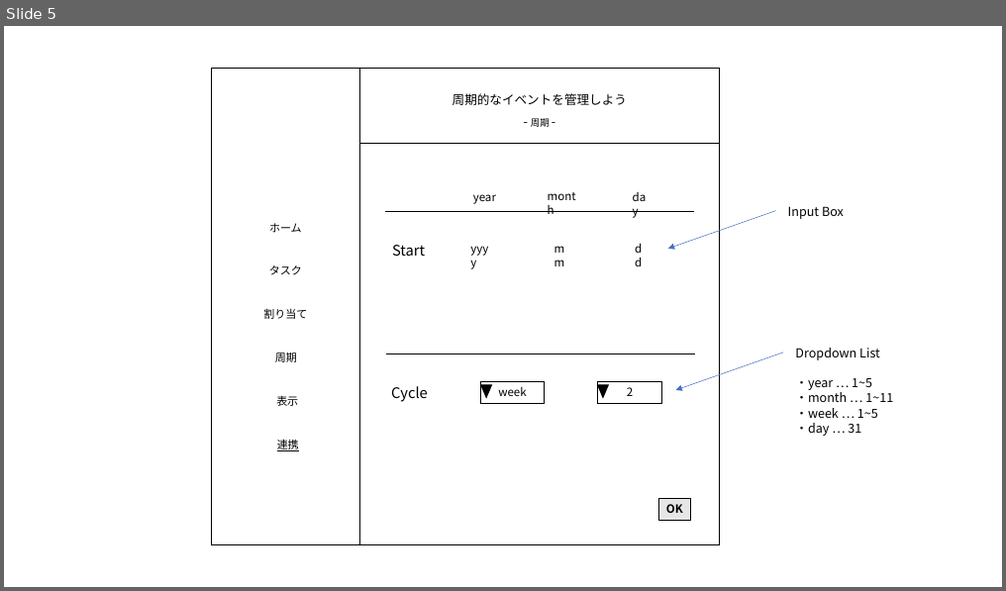
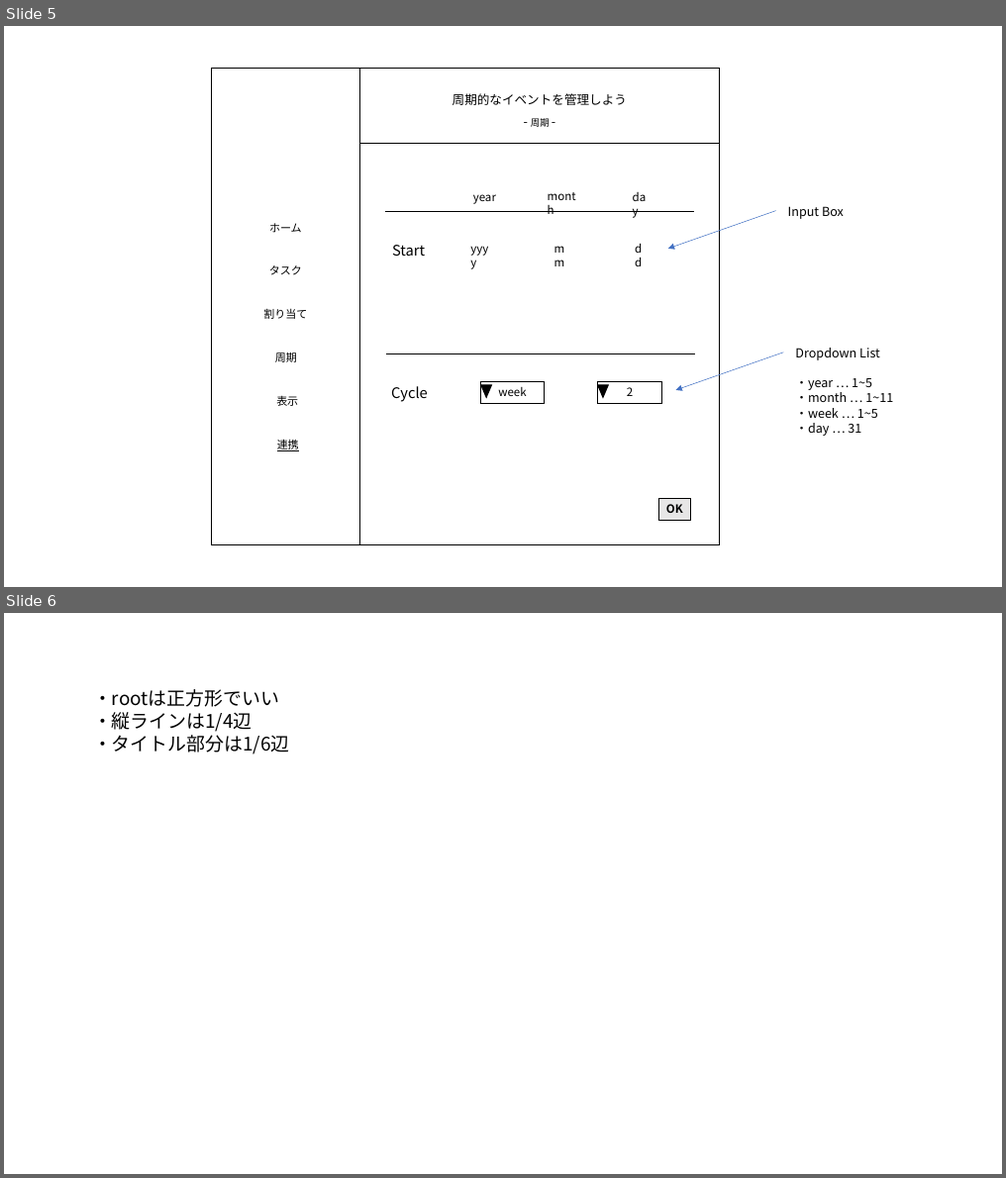
Before and after one commit to takahashi-pao/dutyManagement, a slide deck: GUI/GUI_image.pptx. Shown one above the other, each under a label of ours: slide 5 before the commit, slides 5 and 6 after it. The pictures are 1006x591 and 1006x1178 pixels, drawn with LibreOffice and Linux fonts; fonts in the diff are those of the drawing. Boxes give left, top, right and bottom in pixels: in the first picture for what was removed or moved away, otherwise in the second. Text is boxed around its words. In the diff, an @@ line names an element or a change of style, - is before the commit and + after.

```diff
--- a/GUI/GUI_image.pptx
+++ b/GUI/GUI_image.pptx
@@ slide 6 added at [4, 613, 1002, 1174], background #FFFFFF @@
@@ text added at [93, 689, 289, 755], 18 pt, text #000000 @@
+・rootは正方形でいい
+・縦ラインは1/4辺
+・タイトル部分は1/6辺
```
Also in this commit, not shown: 1 other file.
